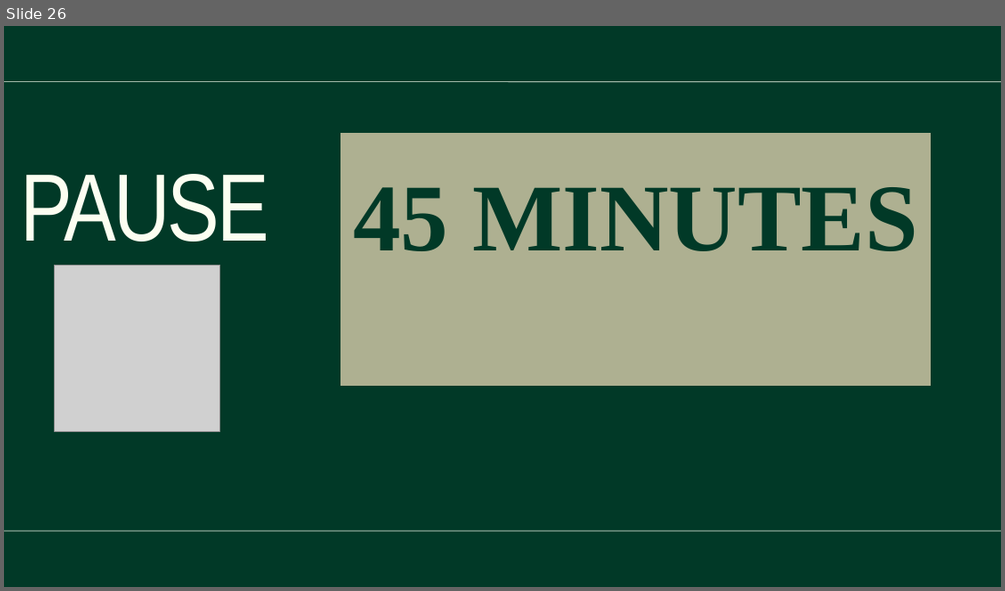
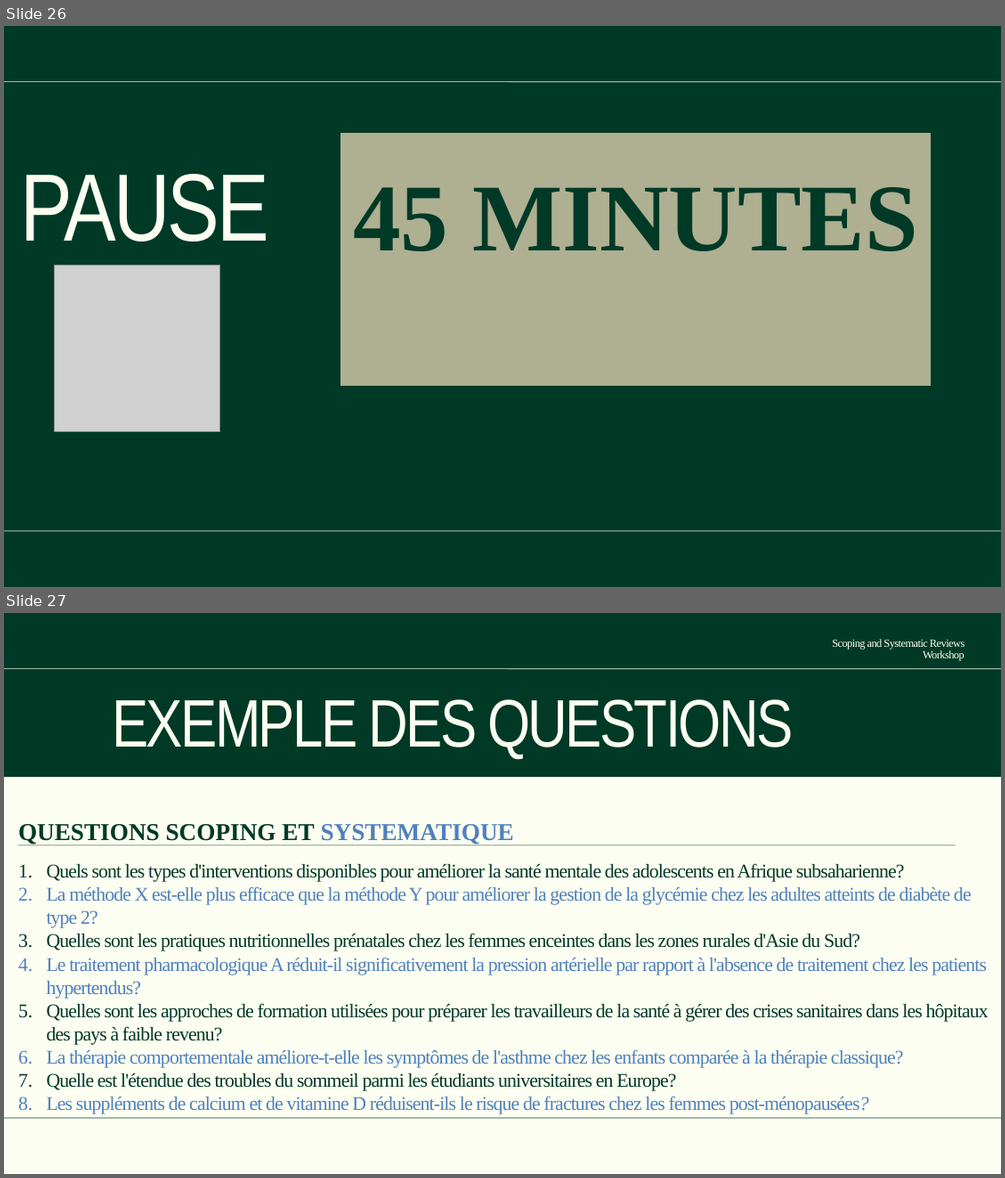
Before and after one commit to idiatou17/Revue, a slide deck: JOUR 1/Day 1 Workshop.pptx. Shown one above the other, each under a label of ours: slide 26 before the commit, slides 26 and 27 after it. The pictures are 1005x591 and 1005x1178 pixels, drawn with LibreOffice and Linux fonts; fonts in the diff are those of the drawing; grey boxes stand for pictures. Boxes give left, top, right and bottom in pixels: in the first picture for what was removed or moved away, otherwise in the second. Text is boxed around its words. In the diff, an @@ line names an element or a change of style, - is before the commit and + after.

Commit message:
DONE

```diff
--- a/JOUR 1/Day 1 Workshop.pptx
+++ b/JOUR 1/Day 1 Workshop.pptx
@@ slide 27 added at (4, 613, 1001, 1174), background #FCFEF1 @@
@@ freeform shape added at (4, 613, 1001, 777), fill #013927 @@
@@ text added at (832, 639, 964, 661), 16 pt, text #FCFEF1 @@
+Scoping and Systematic Reviews Workshop
@@ line added from (4, 669) to (1001, 669), #FCFEF1 0.75 pt @@
@@ text added at (112, 699, 793, 759), 97 pt, text #FCFEF1 @@
+EXEMPLE DES QUESTIONS
@@ text added at (18, 824, 514, 844), 35 pt, text #013927, bold @@
+QUESTIONS SCOPING ET SYSTEMATIQUE
@@ line added from (18, 845) to (955, 845), #013927 0.75 pt @@
@@ text added at (47, 863, 988, 1114), 28 pt, text #4F81BD @@
+1. Quels sont les types d'interventions disponibles pour améliorer la santé mentale des adolescents en Afrique subsaharienne?
+2. La méthode X est-elle plus efficace que la méthode Y pour améliorer la gestion de la glycémie chez les adultes atteints de diabète de type 2?
+3. Quelles sont les pratiques nutritionnelles prénatales chez les femmes enceintes dans les zones rurales d'Asie du Sud?
+4. Le traitement pharmacologique A réduit-il significativement la pression artérielle par rapport à l'absence de traitement chez les patients hypertendus?
+5. Quelles sont les approches de formation utilisées pour préparer les travailleurs de la santé à gérer des crises sanitaires dans les hôpitaux des pays à faible revenu?
+6. La thérapie comportementale améliore-t-elle les symptômes de l'asthme chez les enfants comparée à la thérapie classique?
+7. Quelle est l'étendue des troubles du sommeil parmi les étudiants universitaires en Europe?
+8. Les suppléments de calcium et de vitamine D réduisent-ils le risque de fractures chez les femmes post-ménopausées?
@@ line added from (4, 1118) to (1001, 1118), #013927 0.75 pt @@
```
